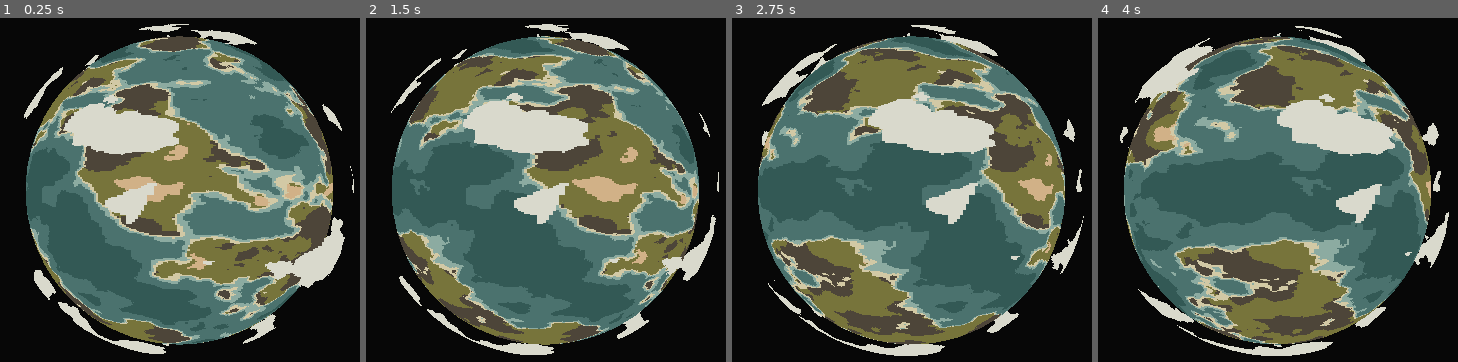
Above: before the commit, frames 1-4 (left to right).
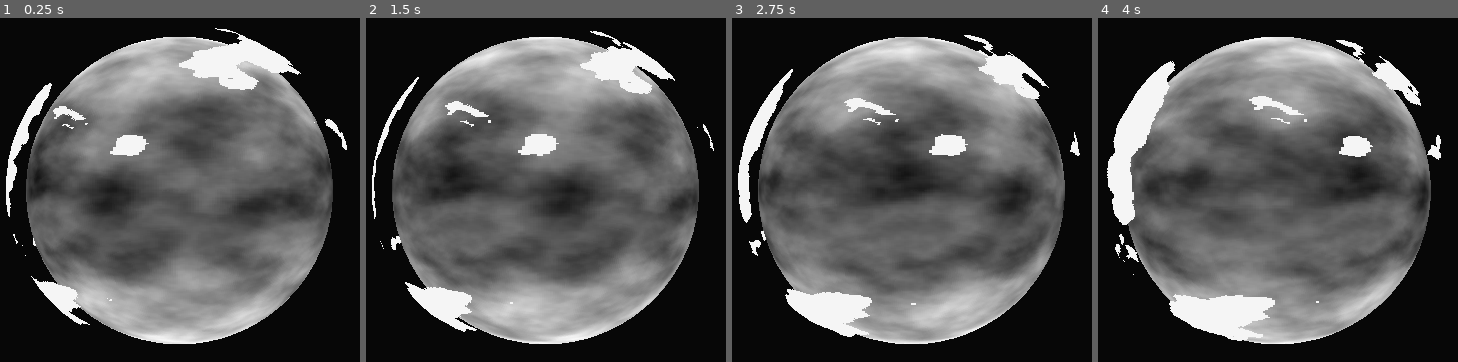
Above: after the commit, the same moments.

Repository: OccultParrot/pixel-planet
Game: Godot game, scene res://scenes/root.tscn
Same seed, same stepped clock (60 frames per second), same inputs: the game is played once before the commit and once after it.
Inputs:
- Up to frame 1 (0.25 s): no input
- Up to frame 2 (1.5 s): tap Enter at 0.5 s
- Up to frame 3 (2.75 s): no input
- Up to frame 4 (4 s): no input

The runs differ from the first frame. In frame 1, 61% of the frame differs, in the area x 1-99%, y 1-98%; in frame 2, 60%; in frame 3, 60%; in frame 4, 60%.

Commit message:
Made it so you can randomise the seed for all the noise, and can change shader uniforms without having to dig through material settings

Diff:
--- a/scenes/root.tscn
+++ b/scenes/root.tscn
@@ -7,70 +7,75 @@
 [ext_resource type="Script" uid="uid://c5vm2en76867d" path="res://scripts/planet.gd" id="2_twpsu"]
 [ext_resource type="Shader" uid="uid://d8ntmm6fyn6e" path="res://shaders/sky.gdshader" id="5_jh1ax"]
 
-[sub_resource type="FastNoiseLite" id="FastNoiseLite_sqa0i"]
+[sub_resource type="FastNoiseLite" id="FastNoiseLite_kycxp"]
+noise_type = 3
+seed = 381899643
+frequency = 0.0173
 
-[sub_resource type="NoiseTexture2D" id="NoiseTexture2D_jh1ax"]
+[sub_resource type="FastNoiseLite" id="FastNoiseLite_j287u"]
+seed = -68769988
+frequency = 0.0173
+
+[sub_resource type="FastNoiseLite" id="FastNoiseLite_5sfjl"]
+seed = 1577831285
+frequency = 0.0189
+
+[sub_resource type="FastNoiseLite" id="FastNoiseLite_3hfy5"]
+noise_type = 3
+seed = 1336062230
+
+[sub_resource type="NoiseTexture2D" id="NoiseTexture2D_kycxp"]
 seamless = true
-noise = SubResource("FastNoiseLite_sqa0i")
+noise = SubResource("FastNoiseLite_3hfy5")
 
 [sub_resource type="ShaderMaterial" id="ShaderMaterial_kycxp"]
 render_priority = 0
 shader = ExtResource("1_lrqlo")
-shader_parameter/noise = SubResource("NoiseTexture2D_jh1ax")
+shader_parameter/noise = SubResource("NoiseTexture2D_kycxp")
 shader_parameter/pixel_size = 600
 shader_parameter/cloud_threshold = 0.7
-shader_parameter/cloud_color = Color(0.851563, 0.849613, 0.801666, 1)
+shader_parameter/cloud_color = Color(0.960784, 0.960784, 0.960784, 1)
 
 [sub_resource type="SphereMesh" id="SphereMesh_j287u"]
 material = SubResource("ShaderMaterial_kycxp")
 radius = 0.55
 height = 1.05
 
-[sub_resource type="FastNoiseLite" id="FastNoiseLite_jh1ax"]
-
-[sub_resource type="NoiseTexture2D" id="NoiseTexture2D_kycxp"]
+[sub_resource type="NoiseTexture2D" id="NoiseTexture2D_j287u"]
 seamless = true
-noise = SubResource("FastNoiseLite_jh1ax")
-
-[sub_resource type="FastNoiseLite" id="FastNoiseLite_j287u"]
-noise_type = 3
-frequency = 0.0303
+noise = SubResource("FastNoiseLite_kycxp")
 
 [sub_resource type="NoiseTexture2D" id="NoiseTexture2D_5sfjl"]
 seamless = true
 noise = SubResource("FastNoiseLite_j287u")
 
-[sub_resource type="FastNoiseLite" id="FastNoiseLite_kycxp"]
-noise_type = 3
-frequency = 0.2236
-
-[sub_resource type="NoiseTexture2D" id="NoiseTexture2D_j287u"]
+[sub_resource type="NoiseTexture2D" id="NoiseTexture2D_3hfy5"]
 seamless = true
-noise = SubResource("FastNoiseLite_kycxp")
+noise = SubResource("FastNoiseLite_5sfjl")
 
 [sub_resource type="ShaderMaterial" id="ShaderMaterial_3hfy5"]
 render_priority = 0
 shader = ExtResource("1_j5px3")
 shader_parameter/pixel_size = 600
-shader_parameter/landmass_noise = SubResource("NoiseTexture2D_kycxp")
+shader_parameter/landmass_noise = SubResource("NoiseTexture2D_j287u")
 shader_parameter/rainfall_noise = SubResource("NoiseTexture2D_5sfjl")
-shader_parameter/temperature_noise = SubResource("NoiseTexture2D_j287u")
-shader_parameter/temperature_noise_impact = 0.088
-shader_parameter/displacement_coefficient = 0.0
-shader_parameter/landmass_threshold = 0.533
+shader_parameter/temperature_noise = SubResource("NoiseTexture2D_3hfy5")
+shader_parameter/temperature_noise_impact = 0.5
+shader_parameter/displacement_coefficient = 0.5
+shader_parameter/landmass_threshold = 0.5
 shader_parameter/beach_width = 0.017
 shader_parameter/shore_width = 0.028
 shader_parameter/ocean_width = 0.13
 shader_parameter/beach_color = Color(0.823529, 0.788235, 0.647059, 1)
 shader_parameter/shore_color = Color(0.54902, 0.670588, 0.631373, 1)
 shader_parameter/ocean_color = Color(0.294118, 0.447059, 0.431373, 1)
-shader_parameter/deep_ocean_color = Color(0.203705, 0.347656, 0.332892, 1)
+shader_parameter/deep_ocean_color = Color(0.203922, 0.34902, 0.333333, 1)
 shader_parameter/temperate_color = Color(0.301961, 0.270588, 0.223529, 1)
 shader_parameter/tundra_color = Color(0.550781, 0.484354, 0.223755, 1)
-shader_parameter/cold_color = Color(0.417969, 0.394933, 0.207352, 1)
+shader_parameter/cold_color = Color(0.419608, 0.396078, 0.207843, 1)
 shader_parameter/desert_color = Color(0.819608, 0.694118, 0.529412, 1)
 shader_parameter/dry_color = Color(0.466667, 0.454902, 0.231373, 1)
-shader_parameter/DEBUG_temp_gradient = false
+shader_parameter/DEBUG_temp_gradient = true
 shader_parameter/DEBUG_rainfall_noise = false
 shader_parameter/DEBUG_altitude_noise = false
 
@@ -89,22 +94,33 @@
 
 [node name="Root" type="Node3D"]
 script = ExtResource("1_kycxp")
+show_temp = true
+landmass_noise = SubResource("FastNoiseLite_kycxp")
+rainfall_noise = SubResource("FastNoiseLite_j287u")
+temperature_noise = SubResource("FastNoiseLite_5sfjl")
+cloud_noise = SubResource("FastNoiseLite_3hfy5")
 
-[node name="Clouds" type="MeshInstance3D" parent="."]
-transform = Transform3D(1, 0, 0, 0, 1, 0, 0, 0, 1, 0, 0.00218832, 0)
+[node name="Celestial Body" type="Node3D" parent="."]
+
+[node name="Clouds" type="MeshInstance3D" parent="Celestial Body"]
+transform = Transform3D(-0.219285, 0, 0.973399, 0, 1, 0, -0.973399, 0, -0.219285, 0, 0.00218832, 0)
 mesh = SubResource("SphereMesh_j287u")
+skeleton = NodePath("../..")
 script = ExtResource("2_sqa0i")
+
+[node name="Planet" type="MeshInstance3D" parent="Celestial Body"]
+transform = Transform3D(0.948062, 0, 0.310405, 0, 1, 0, -0.310405, 0, 0.948062, 0, 0, 0)
+material_override = SubResource("ShaderMaterial_3hfy5")
+mesh = SubResource("SphereMesh_vho56")
+skeleton = NodePath("../..")
+script = ExtResource("2_twpsu")
+rotation_speed = 5.0
 
 [node name="Camera3D" type="Camera3D" parent="."]
 transform = Transform3D(1, 0, 0, 0, 1, 0, 0, 0, 1, 0, 0, 1.07301)
 visible = false
 
-[node name="Planet" type="MeshInstance3D" parent="."]
-mesh = SubResource("SphereMesh_vho56")
-script = ExtResource("2_twpsu")
-rotation_speed = 5.0
-
 [node name="WorldEnvironment" type="WorldEnvironment" parent="."]
 environment = SubResource("Environment_3hfy5")
 
-[connection signal="ready" from="Planet" to="Planet" method="_on_ready"]
+[connection signal="ready" from="Celestial Body/Planet" to="Celestial Body/Planet" method="_on_ready"]
--- a/scripts/root.gd
+++ b/scripts/root.gd
@@ -1,25 +1,122 @@
 @tool
 extends Node3D
+func regenerate_shader():
+	var material: ShaderMaterial = $"Celestial Body/Planet".get_active_material(0)
 
-func regenerate_shader():
-	print("Hello")
+	if material and material.shader:
+		# Initalizing Noise
+		print("Updating Planet Uniforms...")
+		var land_noise_texture = NoiseTexture2D.new()
+		land_noise_texture.noise = landmass_noise
+		land_noise_texture.seamless = true
+		#await land_noise_texture.changed
 
+		var rain_noise_texture = NoiseTexture2D.new()
+		rain_noise_texture.noise = rainfall_noise
+		rain_noise_texture.seamless = true
+		#await rain_noise_texture.changed
+
+		var temp_noise_texture = NoiseTexture2D.new()
+		temp_noise_texture.noise = temperature_noise
+		temp_noise_texture.seamless = true
+		#await temp_noise_texture.changed
+
+		# Update noise parameters
+		material.set_shader_parameter("landmass_noise", land_noise_texture)
+		material.set_shader_parameter("rainfall_noise", rain_noise_texture)
+		material.set_shader_parameter("temperature_noise", temp_noise_texture)
+		material.set_shader_parameter("temperature_noise_impact", temperature_noise_impact)
+		material.set_shader_parameter("displacement_coefficient", displacement_coefficient)
+
+		# Update ocean parameters
+		material.set_shader_parameter("landmass_threshold", landmass_threshold)
+		material.set_shader_parameter("beach_width", beach_width)
+		material.set_shader_parameter("shore_width", shore_width)
+		material.set_shader_parameter("ocean_width", ocean_width)
+
+		# Update color parameters
+		material.set_shader_parameter("pixel_size", pixel_size)
+		material.set_shader_parameter("beach_color", beach_color)
+		material.set_shader_parameter("shore_color", shore_color)
+		material.set_shader_parameter("ocean_color", ocean_color)
+		material.set_shader_parameter("deep_ocean_color", deep_ocean_color)
+		material.set_shader_parameter("dry_color", dry_color)
+		material.set_shader_parameter("wet_color", wet_color)
+		material.set_shader_parameter("desert_color", desert_color)
+		material.set_shader_parameter("cold_color", cold_color)
+		material.set_shader_parameter("cold_wet_color", cold_wet_color)
+
+		# Update debug parameters
+		material.set_shader_parameter("DEBUG_temp_gradient", show_temp)
+		material.set_shader_parameter("DEBUG_rainfall_noise", show_rainfall)
+		material.set_shader_parameter("DEBUG_altitude_noise", show_altitude)
+		print("Done.")
+	else:
+		print("Warning: No valid planet shader material found!")
+
+	material = $"Celestial Body/Clouds".get_active_material(0)
+
+	if material and material.shader:
+		print("Updating Cloud Uniforms...")
+
+		var cloud_noise_texture = NoiseTexture2D.new()
+		cloud_noise_texture.noise = cloud_noise
+		cloud_noise_texture.seamless = true
+
+		material.set_shader_parameter("noise", cloud_noise_texture)
+		material.set_shader_parameter("cloud_threshold", cloud_threshold)
+		material.set_shader_parameter("pixel_size", cloud_pixel_size)
+		material.set_shader_parameter("cloud_color", cloud_color)
+
+		print("Done.")
+	else:
+		print("Warning: No valid cloud shader material found!")
+
+
+func randomise_noise():
+	print_rich("==== [b]Randomising Noise[/b] ====")
+	landmass_noise.seed = randi()
+	#await landmass_noise.changed
+	print("Landmass Seed:", landmass_noise.seed)
+
+	rainfall_noise.seed = randi()
+	#await rainfall_noise.changed
+	print("Rainfall Seed:", rainfall_noise.seed)
+
+	temperature_noise.seed = randi()
+	#await temperature_noise.changed
+	print("Temperature Seed:", temperature_noise.seed)
+
+	cloud_noise.seed = randi()
+	#await cloud_noise.changed
+	print("Cloud Seed:", cloud_noise.seed)
+
+
+@export_category("Shader Tools & Settings")
 @export_tool_button("Regenerate", "Callable") var regenerate_shader_action = regenerate_shader
+@export_tool_button("Randomise Noise", "NoiseTexture2D") var randomise_noise_action = randomise_noise
 
-@export_category("Planet Noise")
+@export_group("DEBUG")
+@export var show_temp = false
+@export var show_rainfall = false
+@export var show_altitude = false
+
+@export_category("Planet")
+
+@export_group("Noise")
 @export var landmass_noise: FastNoiseLite
 @export var rainfall_noise: FastNoiseLite
 @export var temperature_noise: FastNoiseLite
 @export_range(0.0, 1.0) var temperature_noise_impact: float = 0.5
 @export_range(0.0, 1.0) var displacement_coefficient: float = 0.5
 
-@export_category("Oceans")
+@export_group("Oceans")
 @export var landmass_threshold: float = 0.5
 @export var beach_width: float = 0.017
 @export var shore_width: float = 0.028
 @export var ocean_width: float = 0.13
 
-@export_category("Colors")
+@export_group("Colors")
 @export var pixel_size: int = 600
 @export var beach_color: Color = Color("d2c9a5")
 @export var shore_color: Color = Color("8caba1")
@@ -31,12 +128,14 @@
 @export var cold_color: Color = Color("6b6535")
 @export var cold_wet_color: Color = Color("6b6535")
 
-@export_category("DEBUG")
-@export var show_temp = false
-@export var show_rainfall = false
-@export var show_altitude = false
+@export_category("Clouds")
+@export var cloud_noise: FastNoiseLite
+@export var cloud_threshold: float = 0.7
+@export_range(0.0, 10000, 2.0) var cloud_pixel_size: int = 600
+@export var cloud_color: Color = Color.WHITE_SMOKE
 
-func _unhandled_input(event: InputEvent) -> void:
+
+func unhandledinput(event: InputEvent) -> void:
 	if event is InputEventKey and event.is_pressed():
 		if (event as InputEventKey).keycode == KEY_ESCAPE:
 			get_tree().quit(0)
